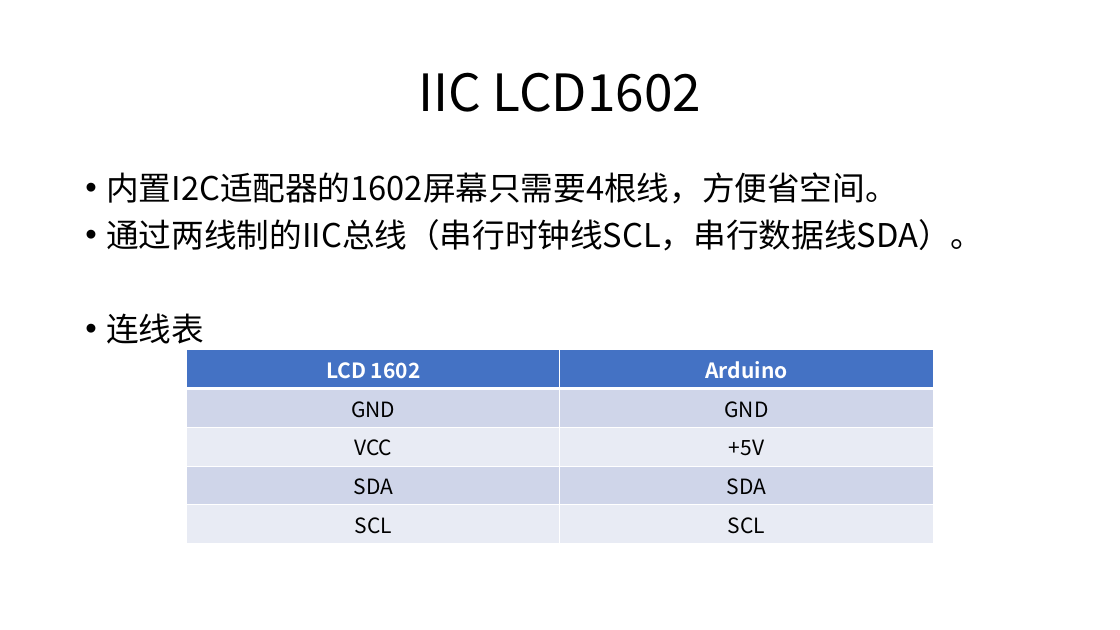
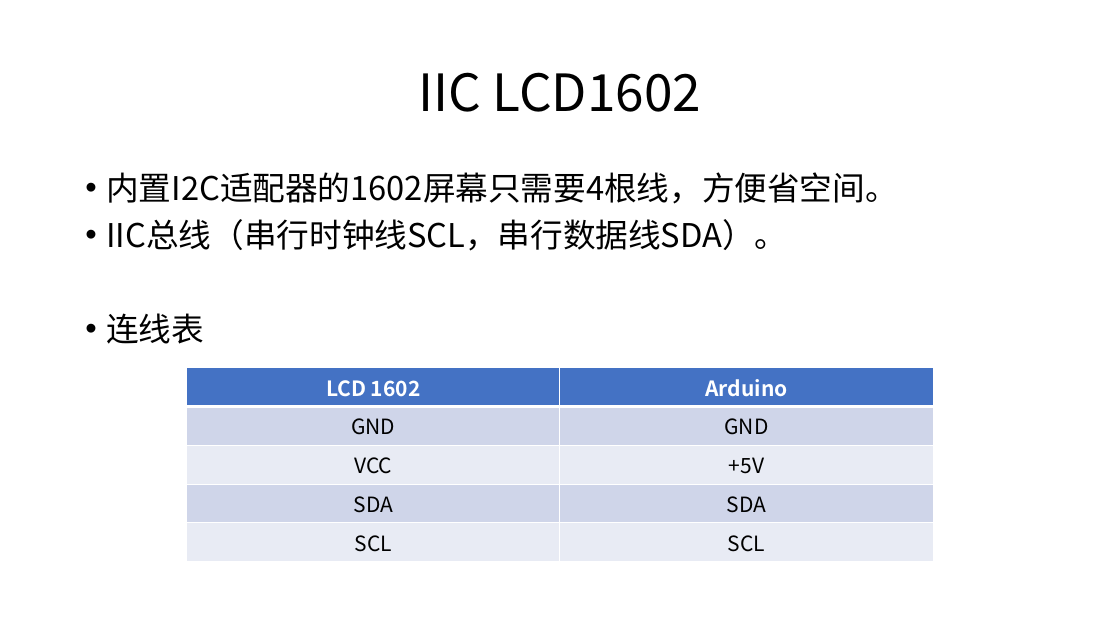
Before and after one commit to coco-hkk/arduino-courses, a slide deck: slide 2 of 课程I/课程I.pptx. Drawn at 1120x630 pixels with LibreOffice and Linux fonts; fonts in the diff are those of the drawing. Boxes give left, top, right and bottom in pixels: in the first picture for what was removed or moved away, otherwise in the second. Text is boxed around its words. In the diff, an @@ line names an element or a change of style, - is before the commit and + after.

```diff
--- a/课程I/课程I.pptx
+++ b/课程I/课程I.pptx
@@ text at bbox=[106, 219, 787, 251]: text changed @@
-• 通过两线制的IIC总线（串行时钟线SCL，串行数据线SDA）。
+• IIC总线（串行时钟线SCL，串行数据线SDA）。
@@ table: place and size @@
-table at bbox=[187, 350, 933, 538]
+table at bbox=[187, 368, 933, 556]
```
Also in this commit, not shown: 2 slides added, 3 other files.
